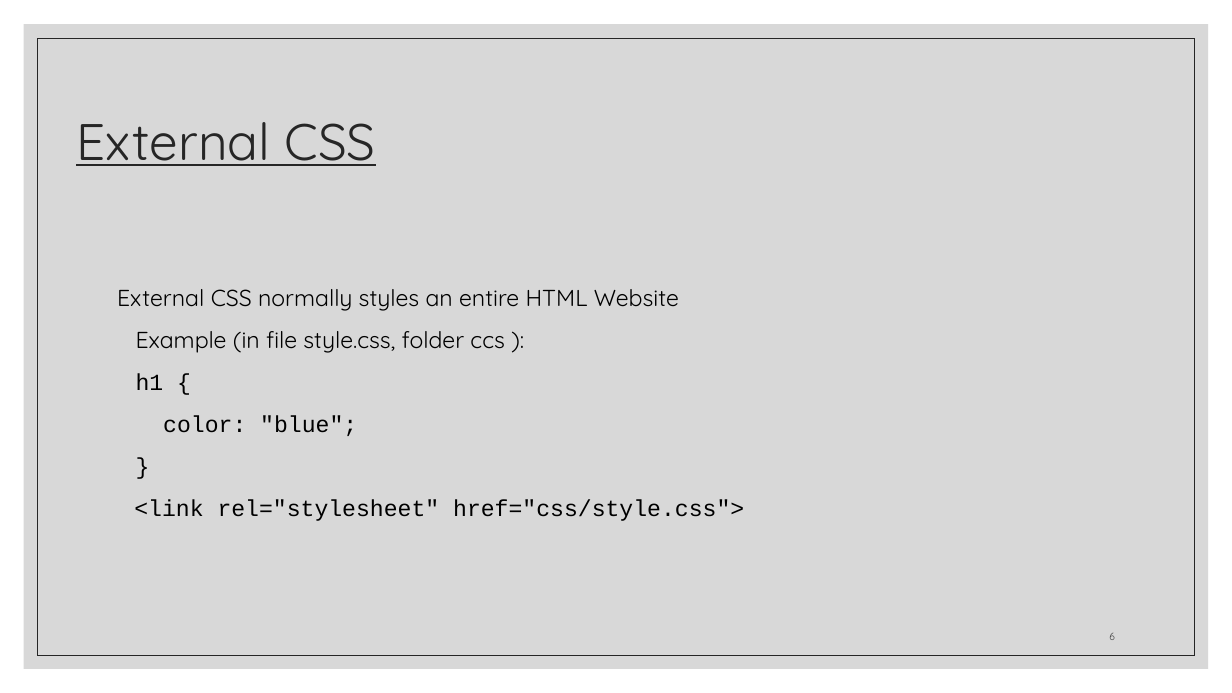
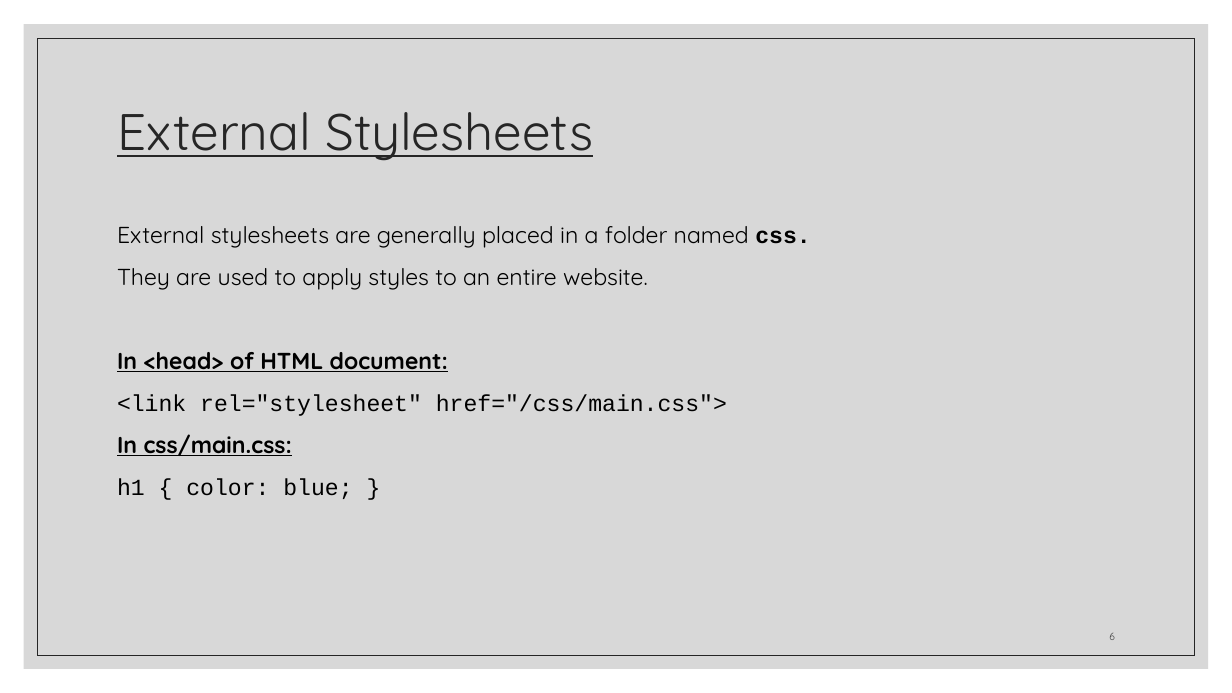
Before and after one commit to zackstotts/base-node-curriculum, a slide deck: slide 6 of unit_00/html_review/03 CSS.pptx. Drawn at 1232x693 pixels with LibreOffice and Linux fonts; fonts in the diff are those of the drawing. Boxes give left, top, right and bottom in pixels: in the first picture for what was removed or moved away, otherwise in the second. Text is boxed around its words. In the diff, an @@ line names an element or a change of style, - is before the commit and + after.

```diff
--- a/unit_00/html_review/03 CSS.pptx
+++ b/unit_00/html_review/03 CSS.pptx
@@ title at (117, 112, 593, 161): text changed @@
-External CSS
+External Stylesheets
@@ text at (117, 226, 810, 499): text changed @@
-External CSS normally styles an entire HTML Website
-Example (in file style.css, folder ccs ):
-h1 {
-color: "blue";
-}
-<link rel="stylesheet" href="css/style.css">
+External stylesheets are generally placed in a folder named css.
+They are used to apply styles to an entire website.
+In <head> of HTML document:
+<link rel="stylesheet" href="/css/main.css">
+In css/main.css:
+h1 { color: blue; }
```
Also in this commit, not shown: 28 other slides changed, 9 slides added, 2 slides removed.
